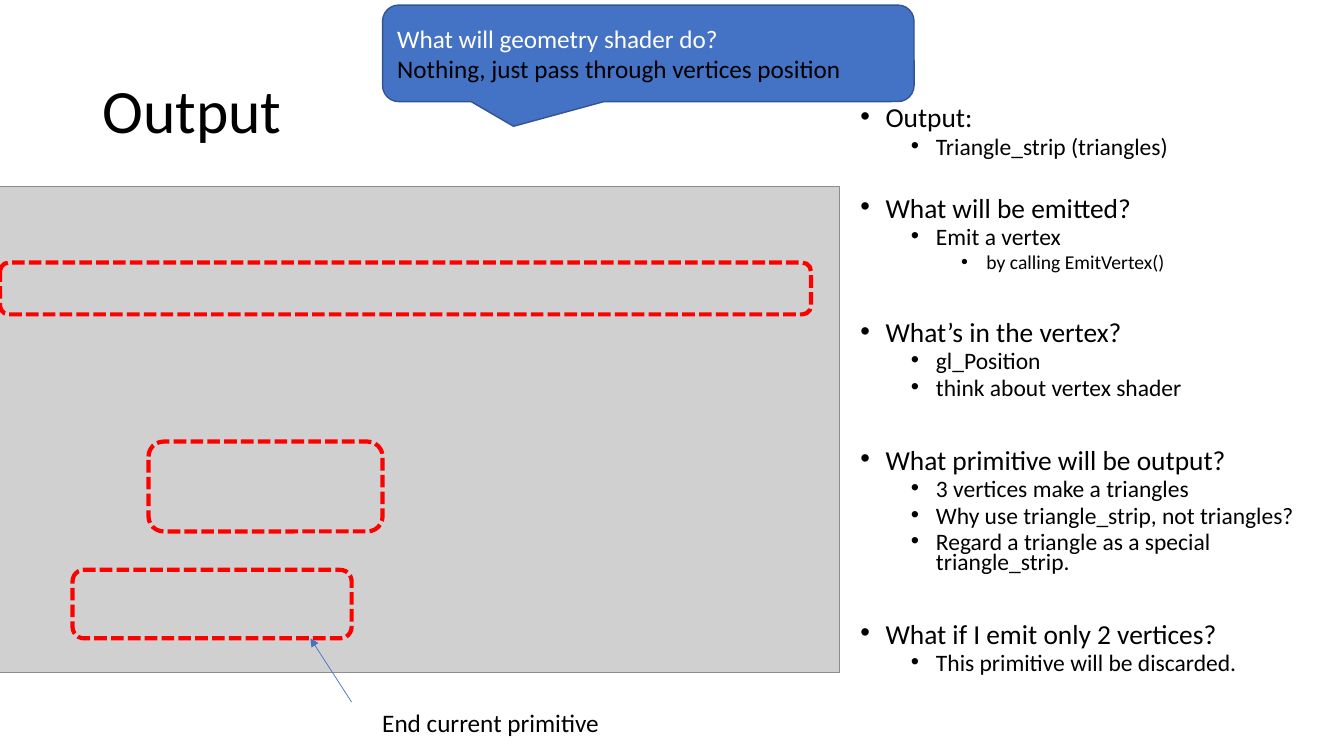
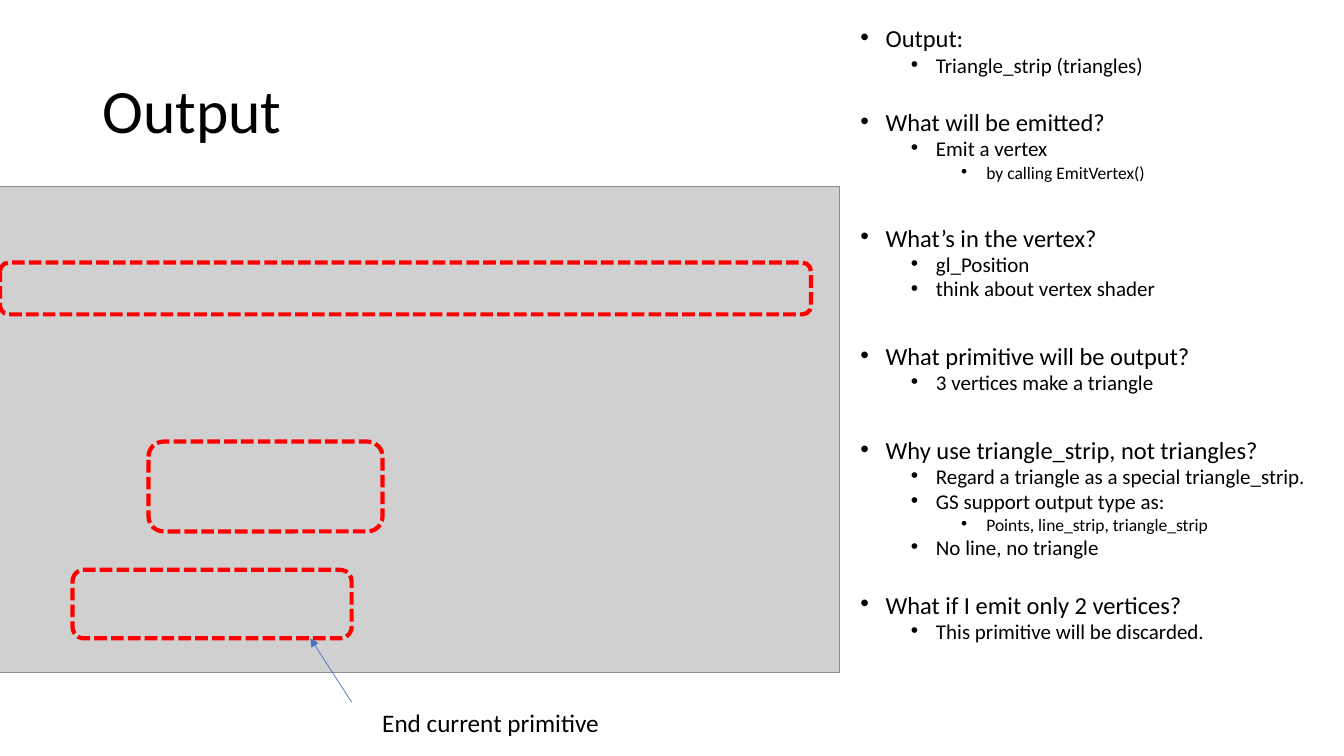
Before and after one commit to easyfly007/opengl_programming_guide, a slide deck: slide 11 of OpenGLProgrammingGuide_10_yifeih.pptx (slide 8 before the commit). Drawn at 1344x756 pixels with LibreOffice and Linux fonts; fonts in the diff are those of the drawing; grey boxes stand for pictures. Boxes give left, top, right and bottom in pixels: in the first picture for what was removed or moved away, otherwise in the second. Text is boxed around its words. In the diff, an @@ line names an element or a change of style, - is before the commit and + after.

```diff
--- a/OpenGLProgrammingGuide_10_yifeih.pptx
+++ b/OpenGLProgrammingGuide_10_yifeih.pptx
@@ rounded speech box removed at <box>383,5,914,102</box> @@
-What will geometry shader do?
-Nothing, just pass through vertices position
@@ text "Output:": place and size @@
-text "Output:" at <box>886,109,1293,675</box>
+text "Output:" at <box>886,58,1304,643</box>
@@ text at <box>886,58,1304,643</box>: size 19.6 to 17.5 pt in "Output:", "What will be emitted?", "What’s in the vertex?", "What primitive will be output?" and 1 more places; size 16.8 to 15 pt in "Triangle_strip (triangles)", "Emit a vertex", "gl_Position", "think about vertex shader" and 2 more places; size 14 to 12.5 pt in "by calling EmitVertex()"; size 16.8 to 17.5 pt in "Why use triangle_strip, not triangles?"; list level 2 to 1 in "Why use triangle_strip, not triangles?" @@
@@ text at <box>936,375,1153,394</box>: text changed; size 16.8 to 15 pt @@
-  • 3 vertices make a triangles
+  • 3 vertices make a triangle
@@ text at <box>936,495,1208,559</box>: paragraphs added @@
+  • GS support output type as:
+    • Points, line_strip, triangle_strip
+  • No line, no triangle
```
Also in this commit, not shown: 4 other slides changed, 14 slides added, 12 slides removed.
